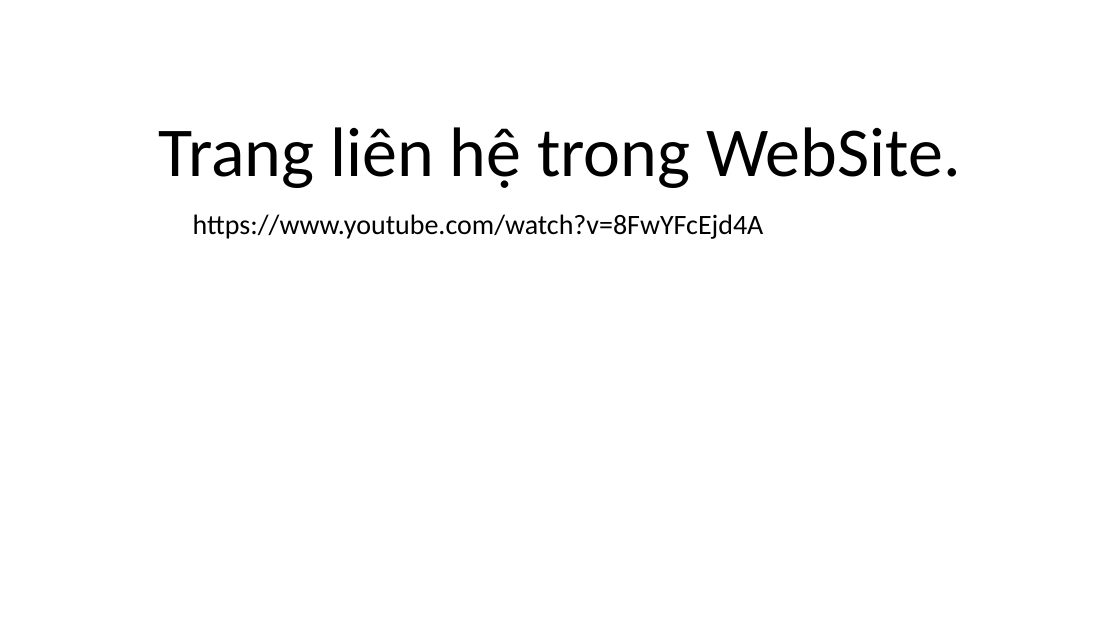
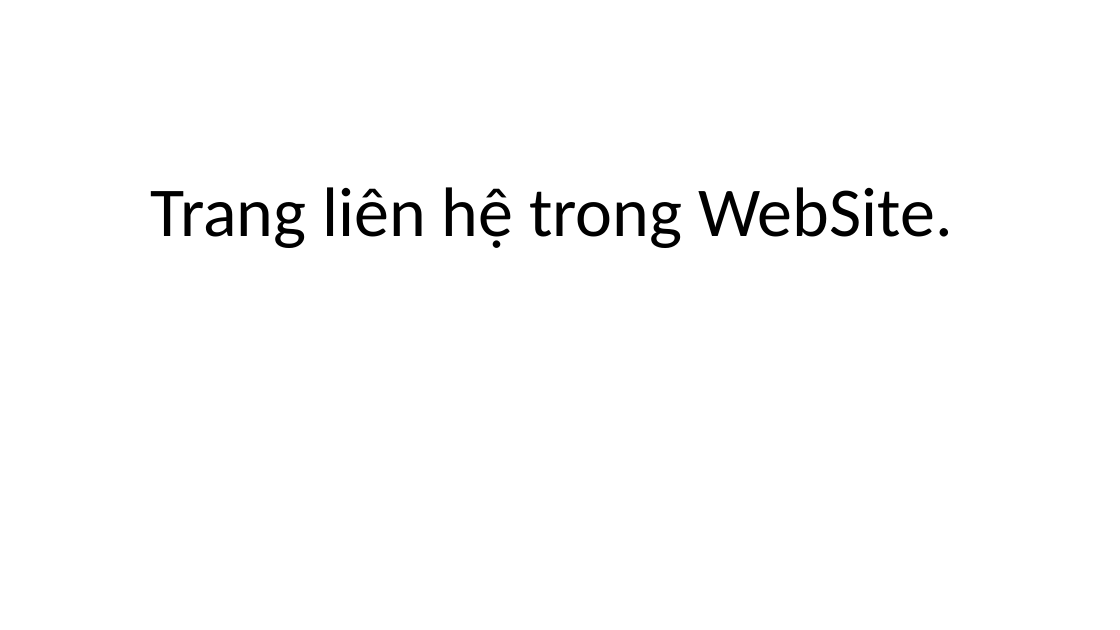
Before and after one commit to DangVanDoan05/WordPress, a slide deck: slide 1 of Tạo trang liên hệ trong WebSite.pptx. Drawn at 1120x630 pixels with LibreOffice and Linux fonts; fonts in the diff are those of the drawing. Boxes give left, top, right and bottom in pixels: in the first picture for what was removed or moved away, otherwise in the second. Text is boxed around its words. In the diff, an @@ line names an element or a change of style, - is before the commit and + after.

```diff
--- a/Tạo trang liên hệ trong WebSite.pptx
+++ b/Tạo trang liên hệ trong WebSite.pptx
@@ title "Trang liên hệ trong WebSite.": place and size @@
-title "Trang liên hệ trong WebSite." at <box>159,127,961,188</box>
+title "Trang liên hệ trong WebSite." at <box>150,187,953,248</box>
@@ subtitle removed at <box>193,214,764,239</box> @@
-https://www.youtube.com/watch?v=8FwYFcEjd4A
```
Also in this commit, not shown: 7 other slides changed, 13 slides added, 1 slide removed, 3 other files.
